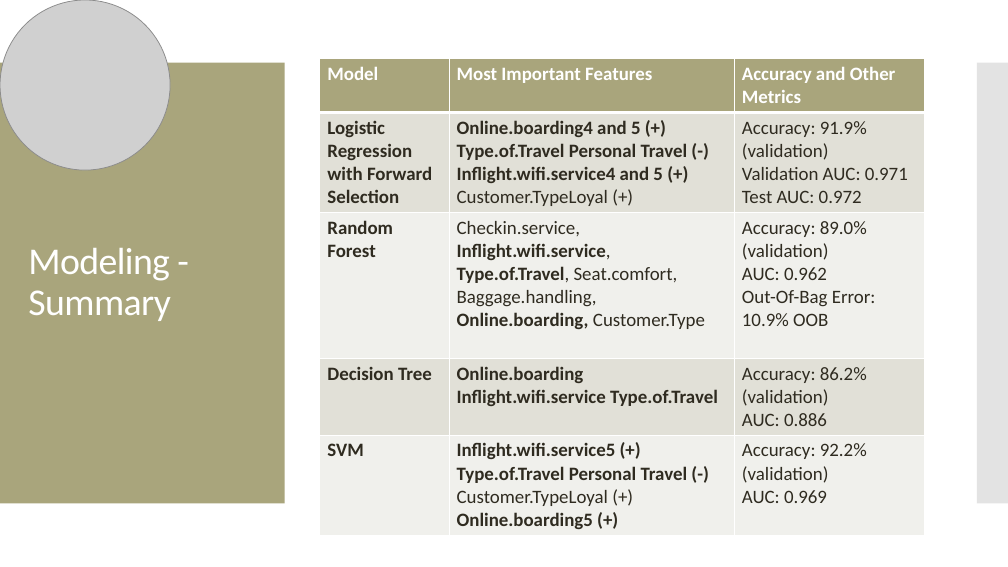
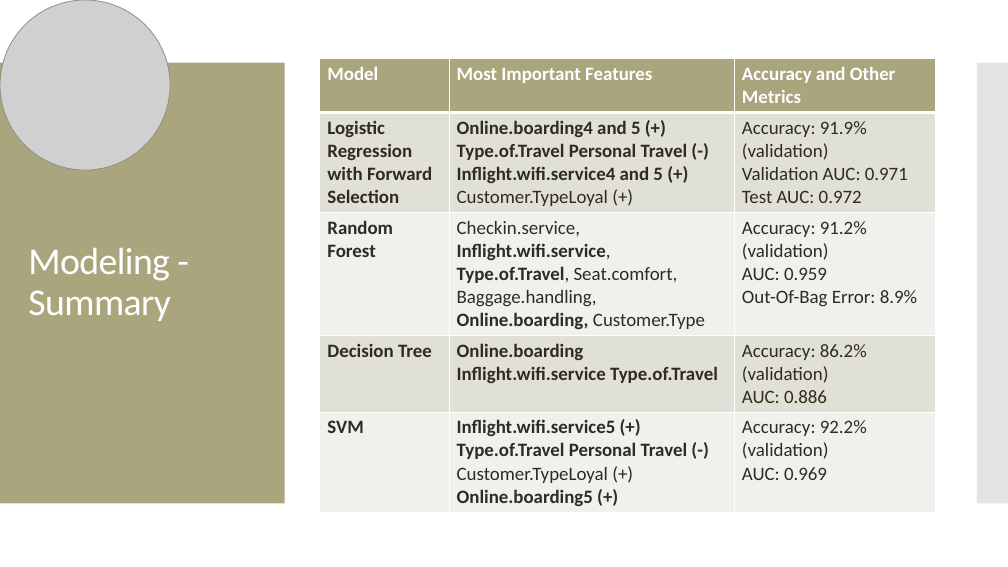
Before and after one commit to MGT-6203-Summer-2023-Edx/Team-6, a slide deck: slide 20 of Final Presentation Slides/Team_6_Final_Slides.pptx. Drawn at 1008x567 pixels with LibreOffice and Linux fonts; fonts in the diff are those of the drawing; grey boxes stand for pictures. Boxes give left, top, right and bottom in pixels: in the first picture for what was removed or moved away, otherwise in the second. Text is boxed around its words. In the diff, an @@ line names an element or a change of style, - is before the commit and + after.

Commit message:
Updated final presentation

```diff
--- a/Final Presentation Slides/Team_6_Final_Slides.pptx
+++ b/Final Presentation Slides/Team_6_Final_Slides.pptx
@@ table at <box>320,59,936,528</box> @@
-row 3, column 3: Accuracy: 89.0% (validation) / AUC: 0.962 / Out-Of-Bag Error: 10.9% OOB
+row 3, column 3: Accuracy: 91.2% (validation) / AUC: 0.959 / Out-Of-Bag Error: 8.9%
@@ table: place and size @@
-table at <box>320,59,925,533</box>
+table at <box>320,59,936,528</box>
```
